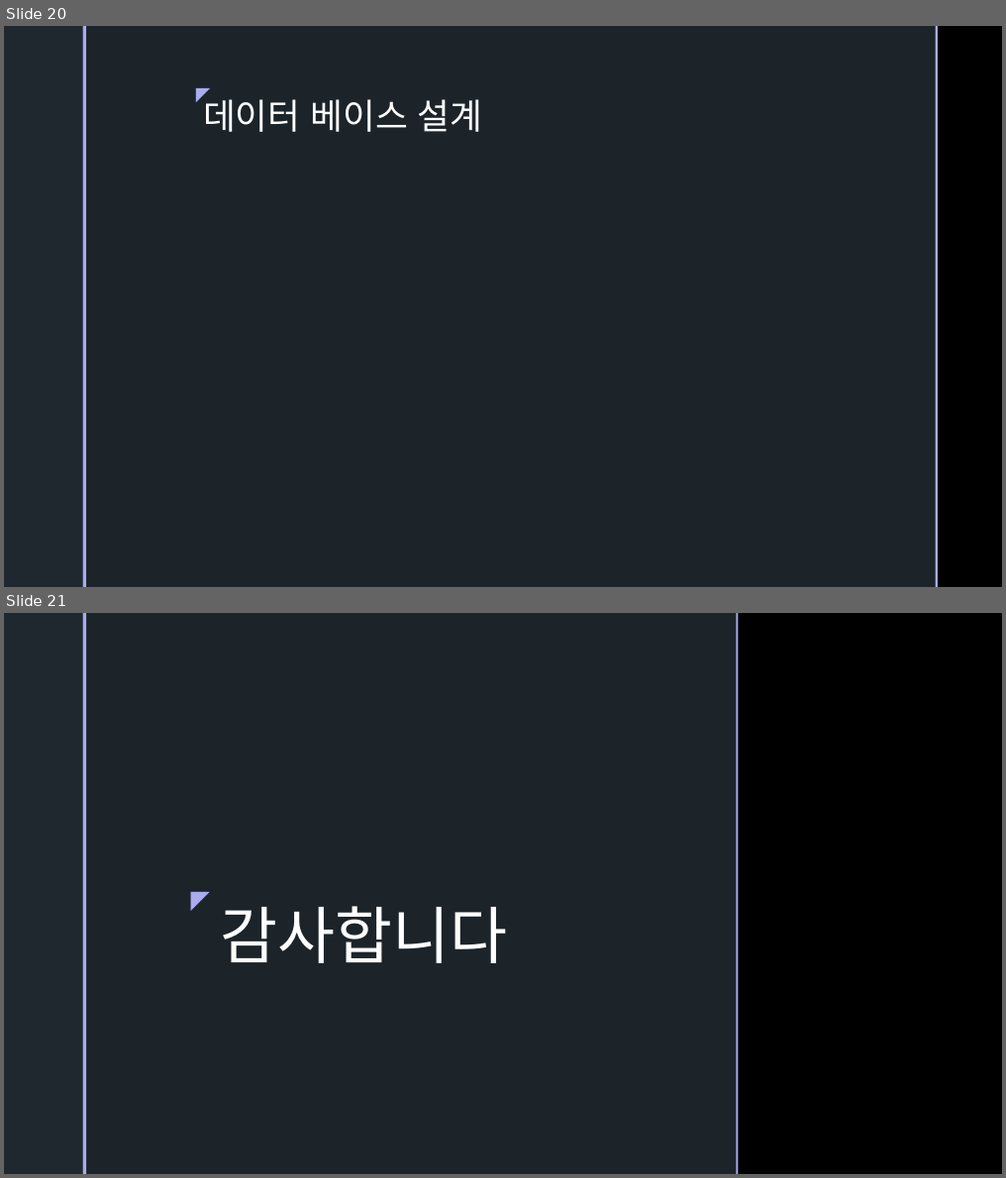
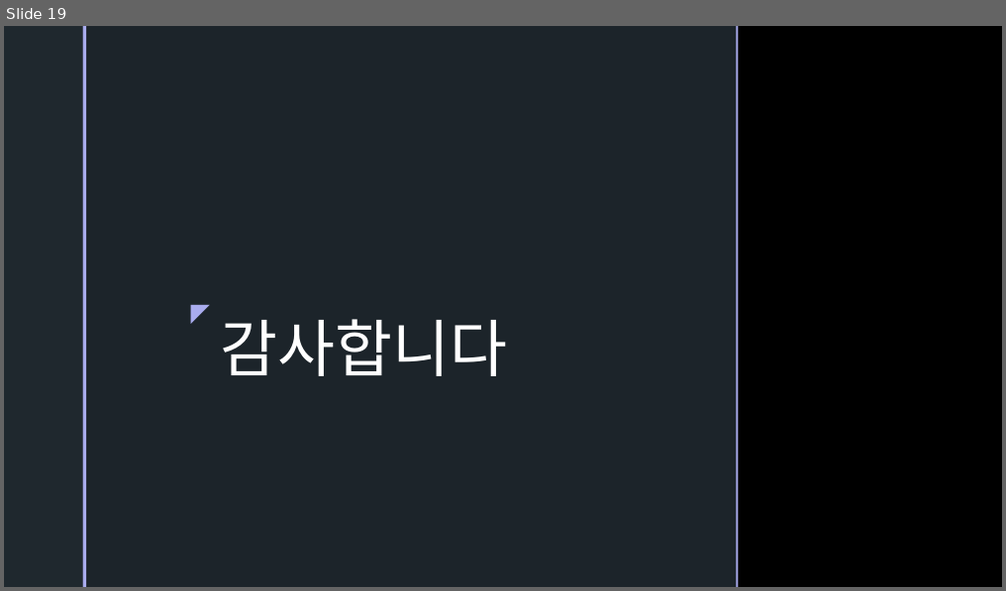
Before and after one commit to ColossusCMS/Team-Project, a slide deck: 보고서 폴더/제출용.pptx. Shown one above the other, each under a label of ours: slides 20 and 21 before the commit, slide 19 after it. The pictures are 1006x1178 and 1006x591 pixels, drawn with LibreOffice and Linux fonts; fonts in the diff are those of the drawing; background and template pictures are left out. Boxes give left, top, right and bottom in pixels: in the first picture for what was removed or moved away, otherwise in the second. Text is boxed around its words. In the diff, an @@ line names an element or a change of style, - is before the commit and + after.

```diff
--- a/보고서 폴더/제출용.pptx
+++ b/보고서 폴더/제출용.pptx
@@ slide 20 removed at bbox=[4, 26, 1002, 587], background picture (left out); not listed: 2 template elements that a slide beside it also shows @@
@@ rectangle removed at bbox=[86, 26, 936, 587] @@
@@ rectangle removed at bbox=[936, 26, 938, 587] @@
@@ text removed at bbox=[183, 78, 218, 108] @@
-◤
@@ title removed at bbox=[203, 93, 483, 132] @@
-데이터 베이스 설계
@@ what was slide 21 is now slide 19 @@
```
Also in this commit, not shown: 11 slides changed, 1 other slide removed, 1 other file.
